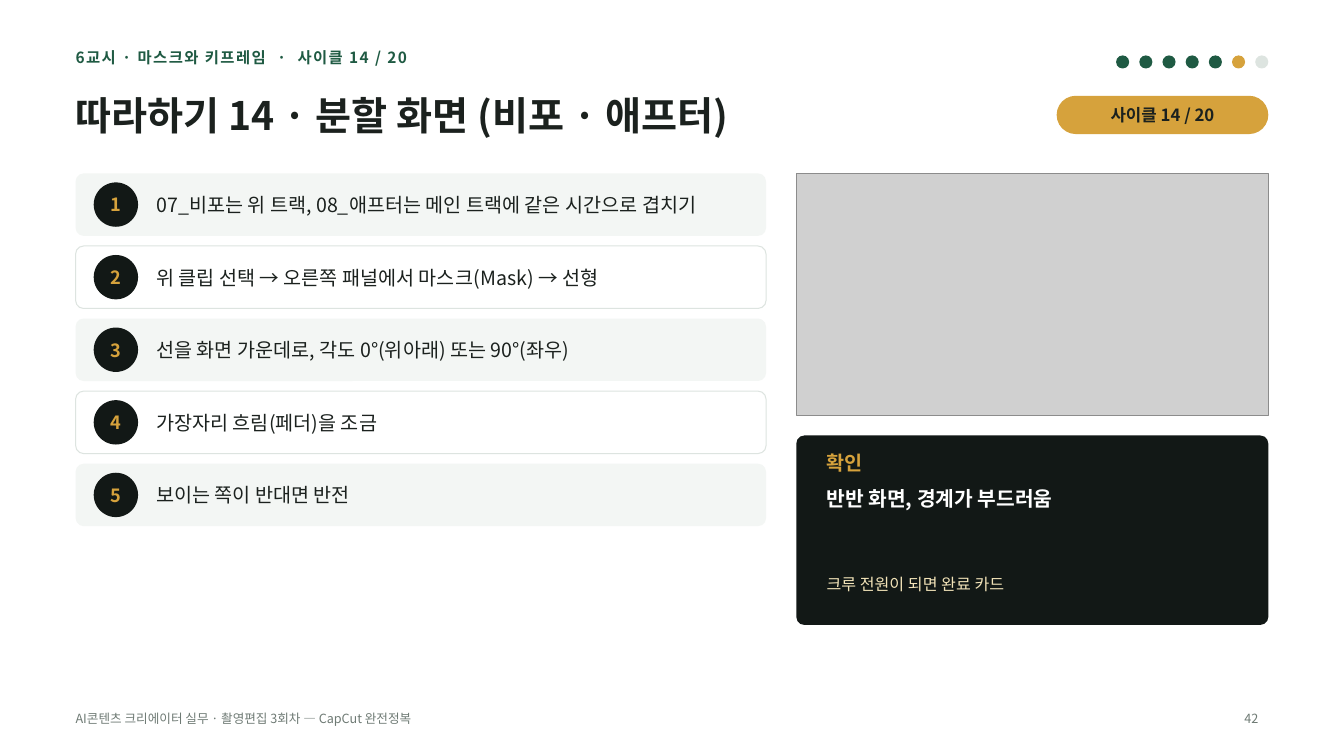
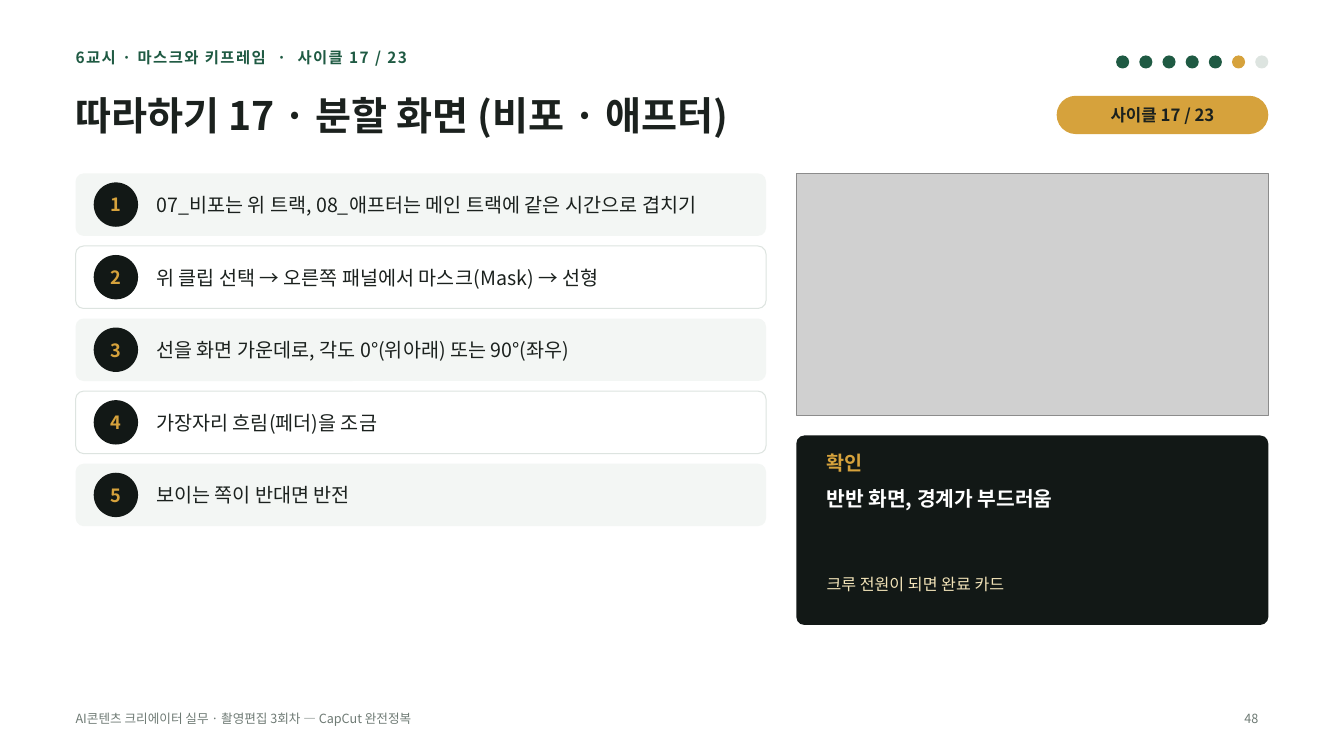
Before and after one commit to yujida/MARUBIT, a slide deck: slide 48 of lectures/03/3회차_CapCut완전정복_슬라이드.pptx (slide 42 before the commit). Drawn at 1344x756 pixels with LibreOffice and Linux fonts; fonts in the diff are those of the drawing; grey boxes stand for pictures. Boxes give left, top, right and bottom in pixels: in the first picture for what was removed or moved away, otherwise in the second. Text is boxed around its words. In the diff, an @@ line names an element or a change of style, - is before the commit and + after.

```diff
--- a/lectures/03/3회차_CapCut완전정복_슬라이드.pptx
+++ b/lectures/03/3회차_CapCut완전정복_슬라이드.pptx
@@ text at (76,50,407,65): text changed @@
-6교시 · 마스크와 키프레임 · 사이클 14 / 20
+6교시 · 마스크와 키프레임 · 사이클 17 / 23
@@ title at (76,97,728,138): text changed @@
-따라하기 14 · 분할 화면 (비포 · 애프터)
+따라하기 17 · 분할 화면 (비포 · 애프터)
@@ text at (1111,107,1215,123): text changed @@
-사이클 14 / 20
+사이클 17 / 23
@@ page number at (1244,713,1258,723): text changed @@
-42
+48
```
Also in this commit, not shown: 26 other slides changed, 7 slides added, 1 slide removed, 2 other files.
